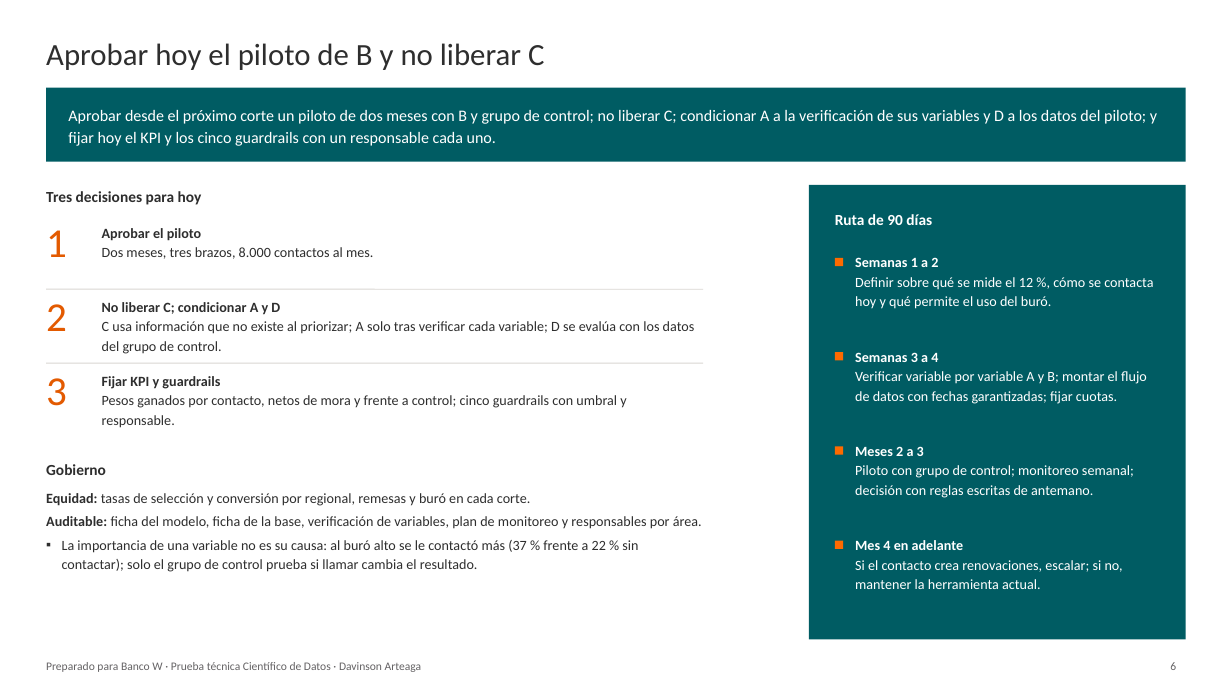
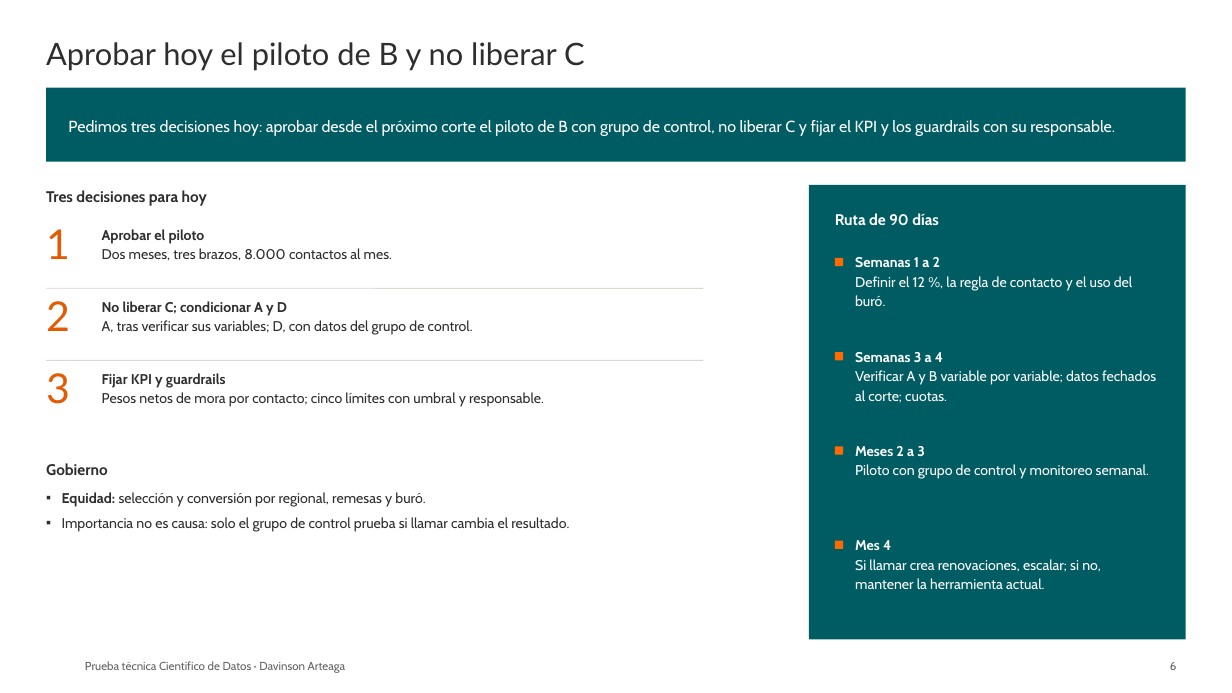
Before and after one commit to DavinsonA/bancow, a slide deck: slide 6 of entregables/BancoW_Priorizacion_Renovaciones_DavinsonArteaga.pptx. Drawn at 1232x693 pixels with LibreOffice and Linux fonts; fonts in the diff are those of the drawing; background and template pictures are left out. Boxes give left, top, right and bottom in pixels: in the first picture for what was removed or moved away, otherwise in the second. Text is boxed around its words. In the diff, an @@ line names an element or a change of style, - is before the commit and + after.

```diff
--- a/entregables/BancoW_Priorizacion_Renovaciones_DavinsonArteaga.pptx
+++ b/entregables/BancoW_Priorizacion_Renovaciones_DavinsonArteaga.pptx
@@ text at (68, 120, 1115, 136): text changed; font Calibri to Cabin @@
-Aprobar desde el próximo corte un piloto de dos meses con B y grupo de control; no liberar C; condicionar A a la verificación de sus variables y D a los datos del piloto; y fijar hoy el KPI y los cinco guardrails con un responsable cada uno.
+Pedimos tres decisiones hoy: aprobar desde el próximo corte el piloto de B con grupo de control, no liberar C y fijar el KPI y los guardrails con su responsable.
@@ font Calibri to Cabin in 4 elements at (46, 190, 207, 206), (46, 463, 108, 475), (835, 213, 939, 225), (102, 229, 392, 260) @@
@@ text at (855, 257, 940, 267): font Calibri to Cabin in "Semanas 1 a 2" @@
@@ text at (855, 276, 1132, 306): text changed; font Calibri to Cabin @@
-Definir sobre qué se mide el 12 %, cómo se contacta hoy y qué permite el uso del buró.
+Definir el 12 %, la regla de contacto y el uso del buró.
@@ text at (102, 320, 473, 335): text changed; font Calibri to Cabin @@
-C usa información que no existe al priorizar; A solo tras verificar cada variable; D se evalúa con los datos del grupo de control.
+A, tras verificar sus variables; D, con datos del grupo de control.
@@ text at (102, 301, 287, 316): font Calibri to Cabin in "No liberar C; condicionar A y D" @@
@@ text at (855, 352, 943, 362): font Calibri to Cabin in "Semanas 3 a 4" @@
@@ font Calibri to Lato in 4 elements at (46, 42, 585, 71), (46, 301, 70, 331), (46, 229, 70, 259), (46, 373, 70, 404) @@
@@ text at (102, 373, 226, 388): font Calibri to Cabin in "Fijar KPI y guardrails" @@
@@ text at (855, 370, 1156, 403): text changed; font Calibri to Cabin @@
-Verificar variable por variable A y B; montar el flujo de datos con fechas garantizadas; fijar cuotas.
+Verificar A y B variable por variable; datos fechados al corte; cuotas.
@@ text at (102, 392, 544, 407): text changed; font Calibri to Cabin @@
-Pesos ganados por contacto, netos de mora y frente a control; cinco guardrails con umbral y responsable.
+Pesos netos de mora por contacto; cinco límites con umbral y responsable.
@@ text at (855, 446, 925, 457): font Calibri to Cabin in "Meses 2 a 3" @@
@@ text at (855, 464, 1149, 479): text changed; font Calibri to Cabin @@
-Piloto con grupo de control; monitoreo semanal; decisión con reglas escritas de antemano.
+Piloto con grupo de control y monitoreo semanal.
@@ text at (62, 492, 569, 532): text changed; font Calibri to Cabin @@
-▪ Equidad: tasas de selección y conversión por regional, remesas y buró en cada corte.
-▪ Auditable: ficha del modelo, ficha de la base, verificación de variables, plan de monitoreo y responsables por área.
-▪ La importancia de una variable no es su causa: al buró alto se le contactó más (37 % frente a 22 % sin contactar); solo el grupo de control prueba si llamar cambia el resultado.
+▪ Equidad: selección y conversión por regional, remesas y buró.
+▪ Importancia no es causa: solo el grupo de control prueba si llamar cambia el resultado.
@@ text at (855, 540, 1101, 589): text changed; font Calibri to Cabin @@
-Mes 4 en adelante
-Si el contacto crea renovaciones, escalar; si no, mantener la herramienta actual.
+Mes 4
+Si llamar crea renovaciones, escalar; si no, mantener la herramienta actual.
@@ text at (85, 661, 345, 673): text changed; font Calibri to Cabin @@
-Preparado para Banco W · Prueba técnica Científico de Datos · Davinson Arteaga
+Prueba técnica Científico de Datos · Davinson Arteaga
```
Also in this commit, not shown: 6 other slides changed, 3 other files.
